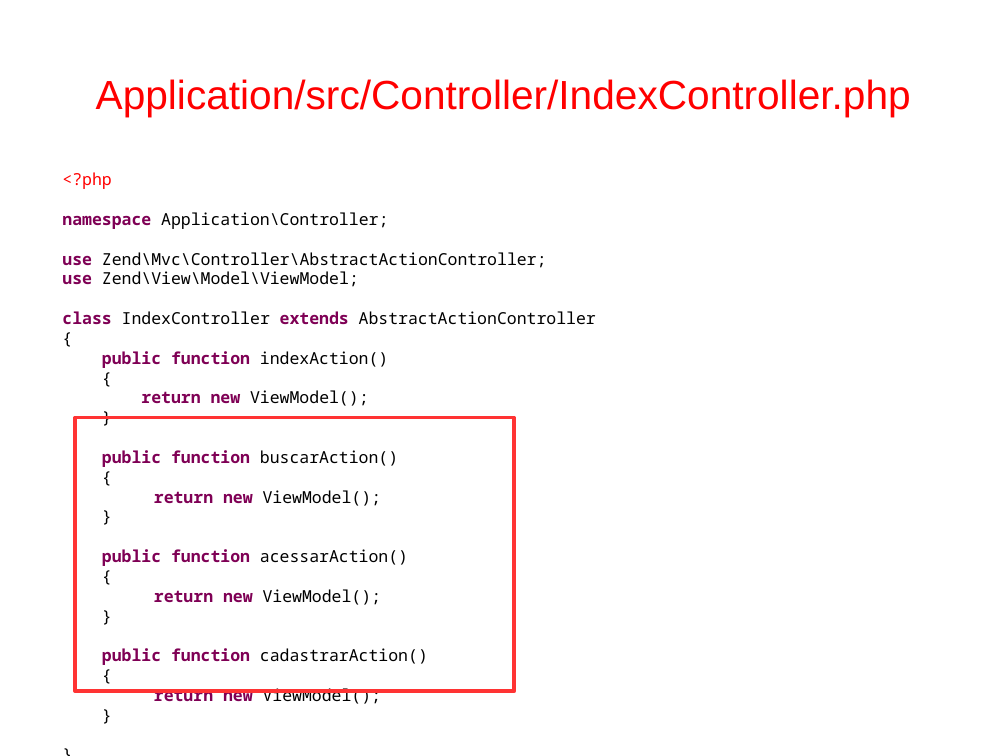
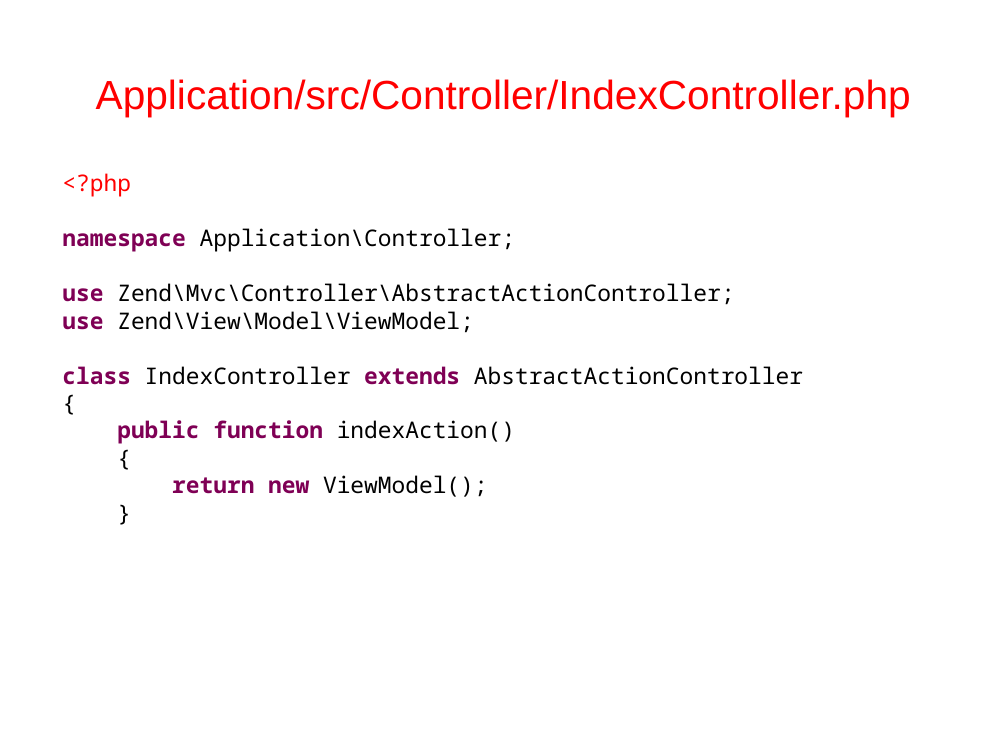
Before and after one commit to fgsl/lojasacme, a slide deck: slide 63 of docs/tutorial.odp. Drawn at 1008x756 pixels with LibreOffice and Linux fonts; fonts in the diff are those of the drawing. Boxes give left, top, right and bottom in pixels: in the first picture for what was removed or moved away, otherwise in the second. Text is boxed around its words. In the diff, an @@ line names an element or a change of style, - is before the commit and + after.

```diff
--- a/docs/tutorial.odp
+++ b/docs/tutorial.odp
@@ text "<?php" at bbox=[62, 173, 803, 497]: size 13 to 18 pt @@
@@ rectangle removed at bbox=[75, 418, 514, 692] @@
@@ text at bbox=[102, 450, 428, 704]: paragraphs removed @@
-public function buscarAction()
-{
-return new ViewModel();
-}
-public function acessarAction()
-{
-return new ViewModel();
-}
-public function cadastrarAction()
-{
-return new ViewModel();
-}
-}
```
Also in this commit, not shown: 4 other slides changed, 1 slide added, 1 other file.
